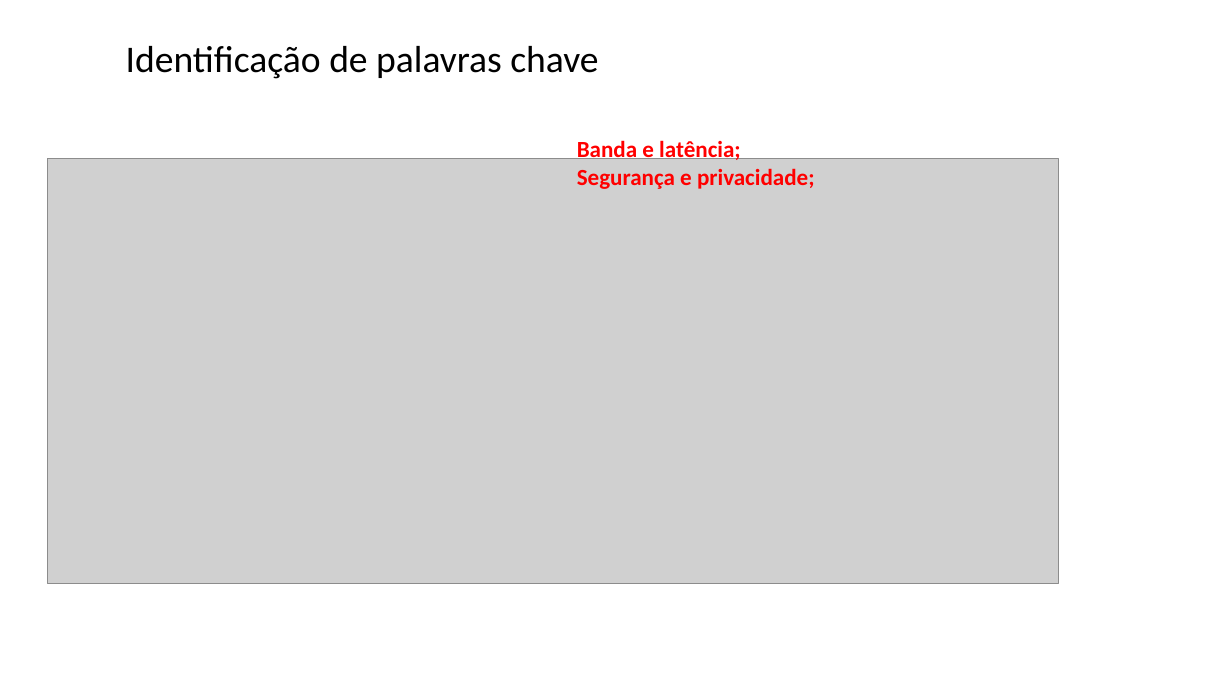
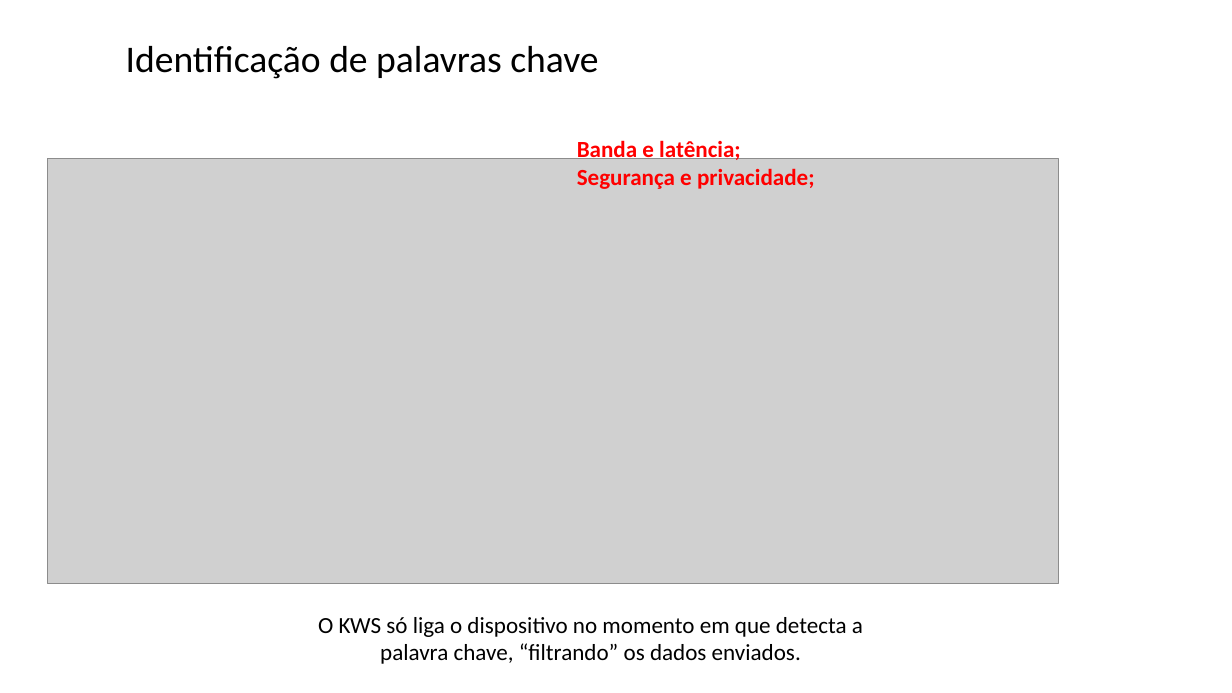
Before and after one commit to zz4fap/tp557-iot-ml, a slide deck: slide 13 of slides/TP557_17_identificação_palavras_chave.pptx (slide 9 before the commit). Drawn at 1232x693 pixels with LibreOffice and Linux fonts; fonts in the diff are those of the drawing; grey boxes stand for pictures; background and template pictures are left out. Boxes give left, top, right and bottom in pixels: in the first picture for what was removed or moved away, otherwise in the second. Text is boxed around its words. In the diff, an @@ line names an element or a change of style, - is before the commit and + after.

```diff
--- a/slides/TP557_17_identificação_palavras_chave.pptx
+++ b/slides/TP557_17_identificação_palavras_chave.pptx
@@ text added at [318,617,863,664], 18 pt, text #000000 @@
+O KWS só liga o dispositivo no momento em que detecta a palavra chave, “filtrando” os dados enviados.
```
Also in this commit, not shown: 6 other slides changed, 6 slides added.
